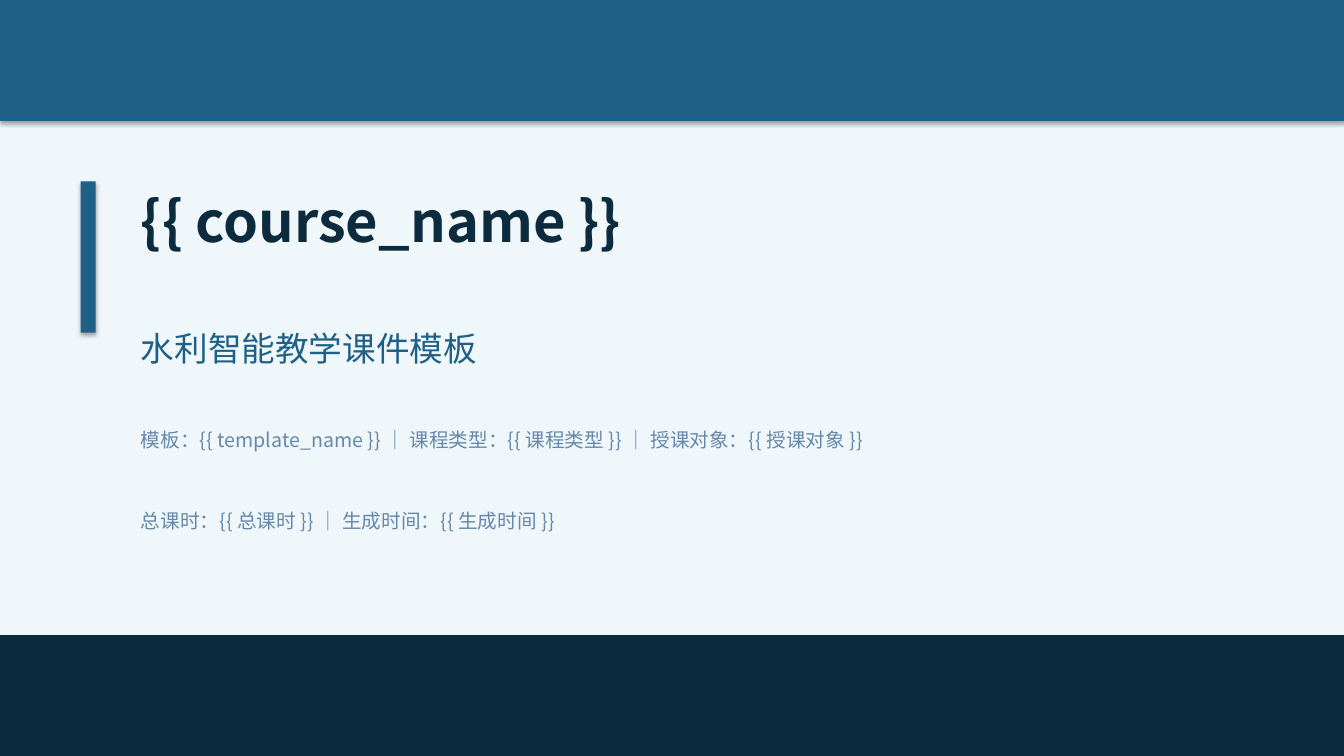
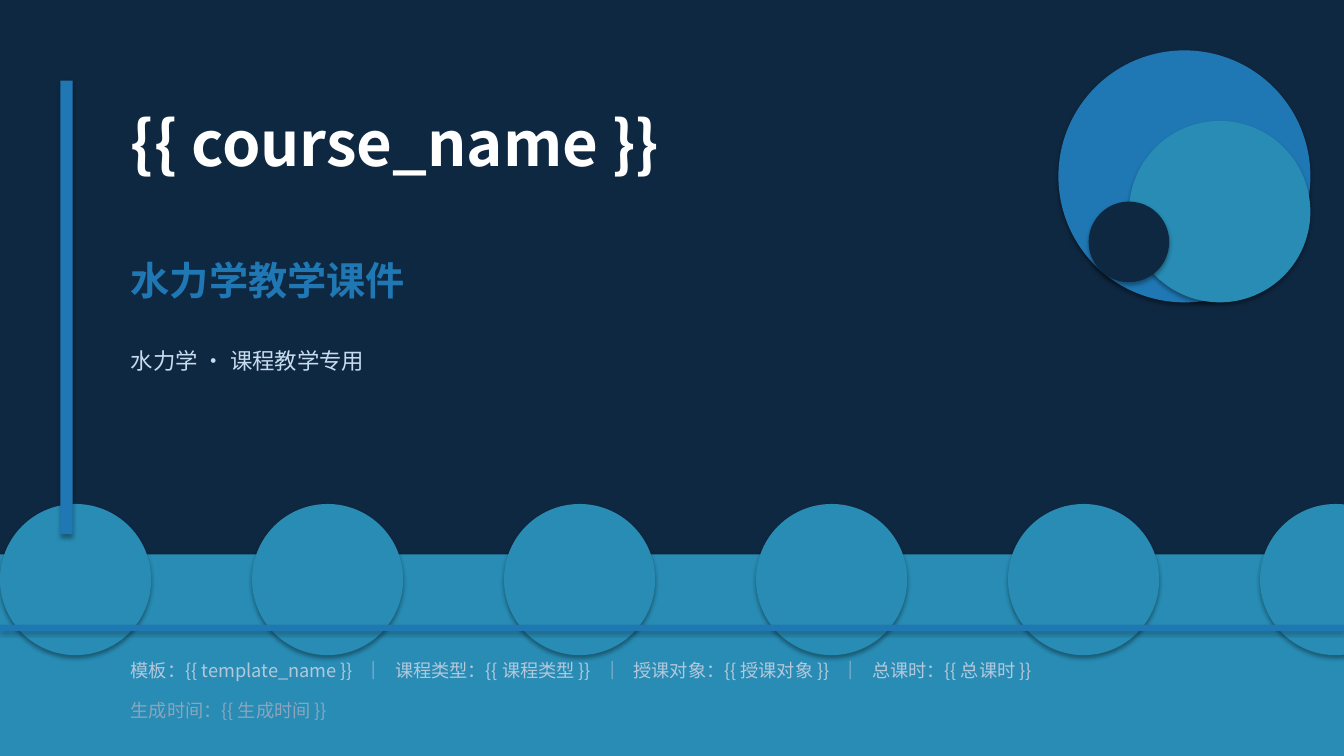
Before and after one commit to KK985956/water-intelligent-teaching, a slide deck: slide 1 of backend/data/template_hydraulics.pptx. Drawn at 1344x756 pixels with LibreOffice and Linux fonts; fonts in the diff are those of the drawing. Boxes give left, top, right and bottom in pixels: in the first picture for what was removed or moved away, otherwise in the second. Text is boxed around its words. In the diff, an @@ line names an element or a change of style, - is before the commit and + after.

Commit message:
style: 优化PPT模板视觉设计 - 增加装饰元素和配色方案
- 水力学模板：海洋蓝色系 + 波浪装饰
- 水利工程模板：青绿色系
- 水资源管理模板：森林绿色系
- 通用水利模板：钢蓝色系
- 统一采用左侧导航栏 + 卡片式内容布局
- 增加圆形装饰、渐变背景、步骤编号徽章

```diff
--- a/backend/data/template_hydraulics.pptx
+++ b/backend/data/template_hydraulics.pptx
@@ background #F0F7FA to #FFFFFF @@
@@ rectangle: place and size @@
-rectangle at (0,0,1344,121)
+rectangle at (0,0,1344,756)
@@ rectangle at (0,0,1344,756): fill #1F6087 to #0F2841 @@
@@ ellipse added at (1059,50,1311,302), fill #1F78B4 @@
@@ rectangle added at (60,81,73,534), fill #1F78B4 @@
@@ text "{{ course_name }}": place and size @@
-text "{{ course_name }}" at (196,210,566,251)
+text "{{ course_name }}" at (191,130,598,176)
@@ text "{{ course_name }}" at (191,130,598,176): size 40 to 44 pt, text colour #0D2B3E to #FFFFFF; line spacing 1 to 52pt @@
@@ ellipse added at (1129,121,1311,302), fill #288CB4 @@
@@ rectangle removed at (81,181,96,333) @@
@@ ellipse added at (1089,202,1170,282), fill #0F2841 @@
@@ text at (131,261,405,299): text changed; size 24 to 28 pt; text colour #1F6087 to #1F78B4; bold on @@
-水利智能教学课件模板
+水力学教学课件
@@ text added at (131,350,364,371), 16 pt, text #C8DCF0 @@
+水力学 · 课程教学专用
@@ ellipse added at (0,504,151,655), fill #288CB4 @@
@@ ellipse added at (252,504,403,655), fill #288CB4 @@
@@ ellipse added at (504,504,655,655), fill #288CB4 @@
@@ ellipse added at (756,504,907,655), fill #288CB4 @@
@@ ellipse added at (1008,504,1159,655), fill #288CB4 @@
@@ ellipse added at (1260,504,1344,655), fill #288CB4 @@
@@ rectangle: place and size @@
-rectangle at (0,635,1344,756)
+rectangle at (0,555,1344,756)
@@ rectangle at (0,555,1344,756): fill #0D2B3E to #288CB4 @@
@@ rectangle added at (0,625,1344,631), fill #1F78B4 @@
@@ text at (131,661,1016,681): text changed; size 14 to 13 pt; text colour #6688AA to #B4C8DC @@
-模板：{{ template_name }} ｜ 课程类型：{{ 课程类型 }} ｜ 授课对象：{{ 授课对象 }}
+模板：{{ template_name }} ｜ 课程类型：{{ 课程类型 }} ｜ 授课对象：{{ 授课对象 }} ｜ 总课时：{{ 总课时 }}
@@ text at (131,702,311,720): text changed; size 14 to 13 pt; text colour #6688AA to #8CA5BE @@
-总课时：{{ 总课时 }} ｜ 生成时间：{{ 生成时间 }}
+生成时间：{{ 生成时间 }}
```
Also in this commit, not shown: 8 other slides changed, 3 other files.
